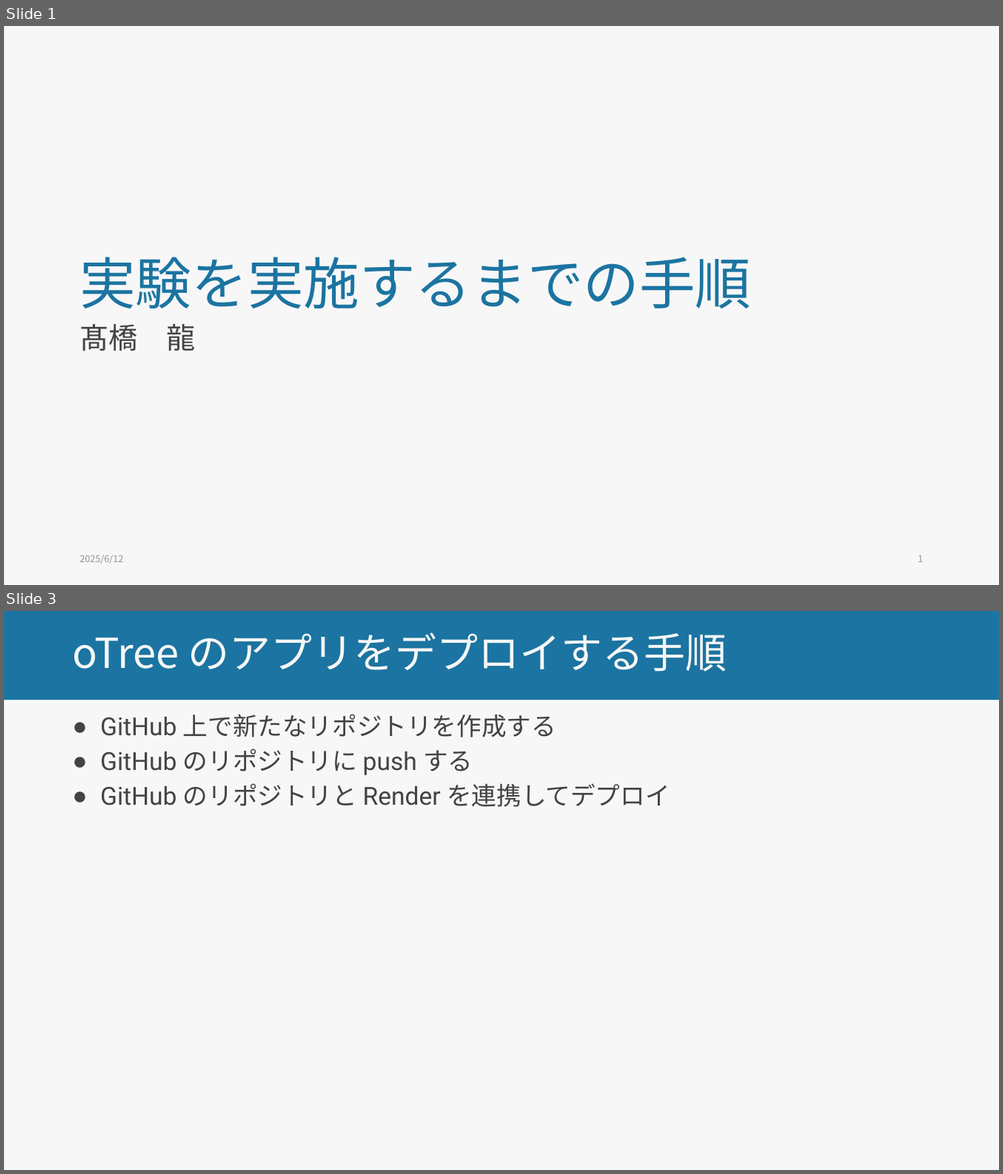
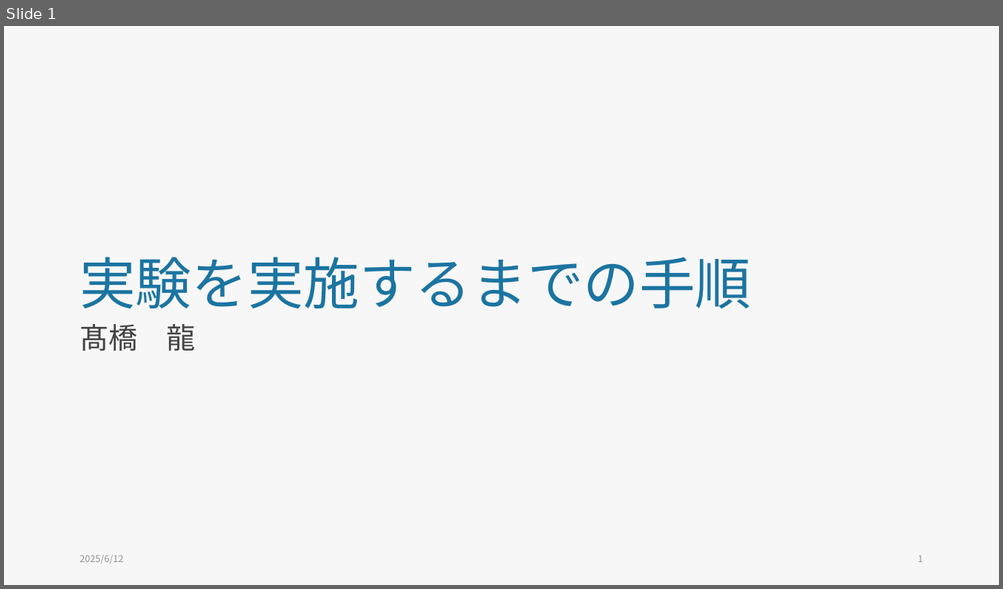
Before and after one commit to ryu-thakahashi/exp-psych-programs-25S, a slide deck: docs/lec_pptx/how_to_do_experiments.pptm. Shown one above the other, each under a label of ours: slides 1 and 3 before the commit, slide 1 after it; the slides between them are not shown. The pictures are 1003x1174 and 1003x589 pixels, drawn with LibreOffice and Linux fonts; fonts in the diff are those of the drawing. Boxes give left, top, right and bottom in pixels: in the first picture for what was removed or moved away, otherwise in the second. Text is boxed around its words. In the diff, an @@ line names an element or a change of style, - is before the commit and + after.

```diff
--- a/docs/lec_pptx/how_to_do_experiments.pptm
+++ b/docs/lec_pptx/how_to_do_experiments.pptm
@@ slide 3 removed at (4,611,999,1170), background #F7F7F7 @@
@@ rectangle removed at (4,611,999,700) @@
@@ title removed at (72,632,726,672) @@
-oTree のアプリをデプロイする手順
@@ text removed at (100,714,669,807) @@
-● GitHub 上で新たなリポジトリを作成する
-● GitHub のリポジトリに push する
-● GitHub のリポジトリと Render を連携してデプロイ
```
Also in this commit, not shown: 1 slide changed, 11 slides added, 3 other slides removed, 5 other files.
